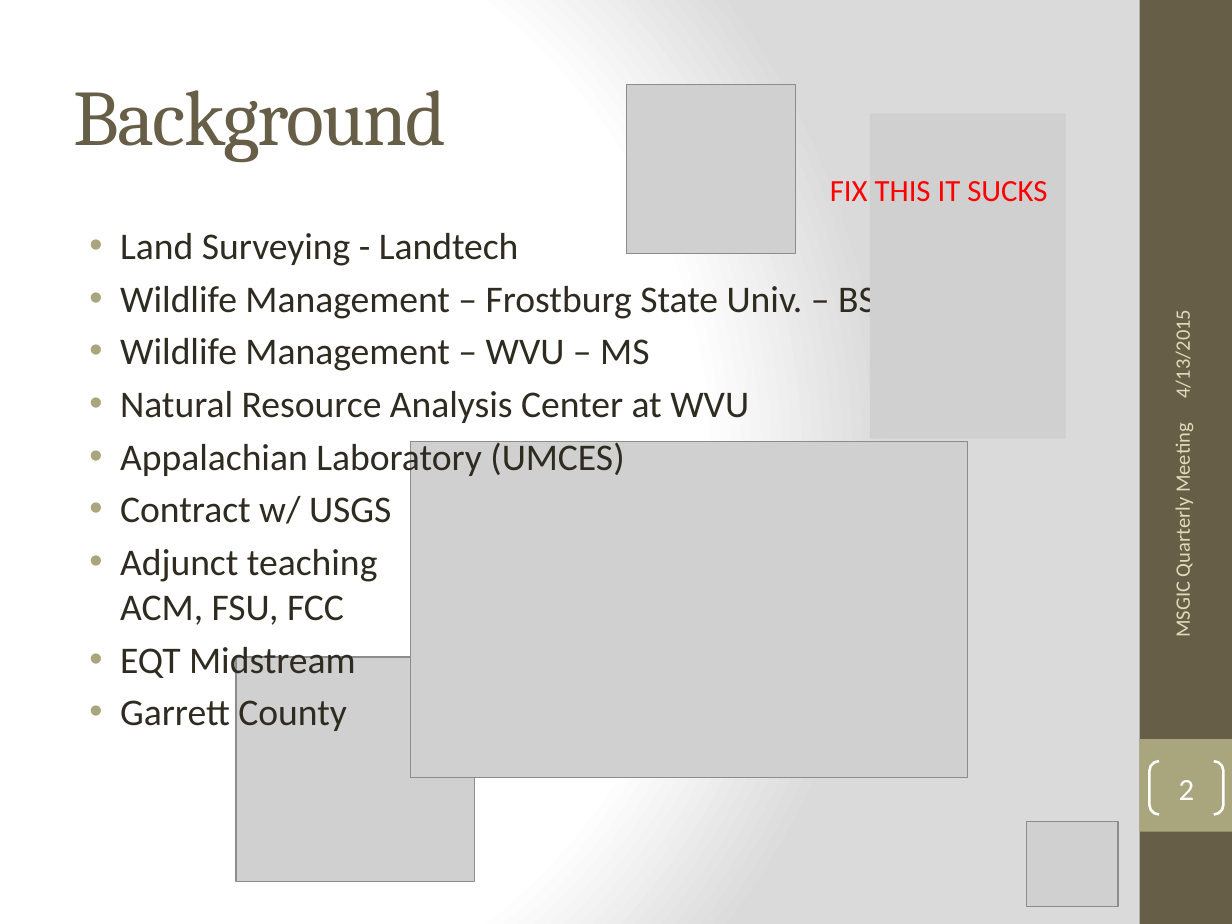
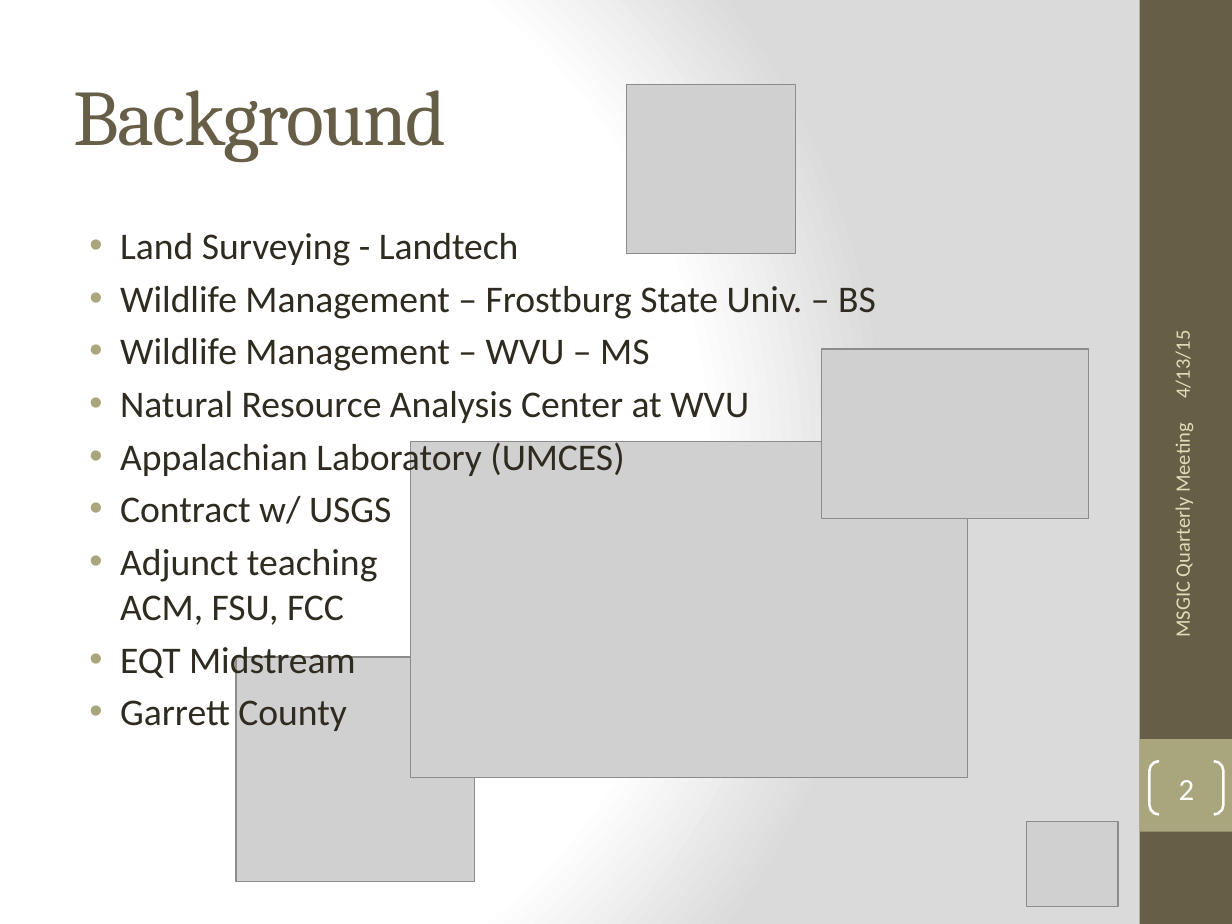
Before and after one commit to jbchurchill/current_presentations, a slide deck: slide 2 of Lessons_Learned_ESRI_javascript_API.pptx. Drawn at 1232x924 pixels with LibreOffice and Linux fonts; fonts in the diff are those of the drawing; grey boxes stand for pictures. Boxes give left, top, right and bottom in pixels: in the first picture for what was removed or moved away, otherwise in the second. Text is boxed around its words. In the diff, an @@ line names an element or a change of style, - is before the commit and + after.

Commit message:
more routine changes to Lessons Learned project including merging the owl photo.

```diff
--- a/Lessons_Learned_ESRI_javascript_API.pptx
+++ b/Lessons_Learned_ESRI_javascript_API.pptx
@@ picture removed at (870, 113, 1066, 439) @@
@@ text removed at (830, 181, 1047, 202) @@
-FIX THIS IT SUCKS
@@ picture added at (822, 349, 1089, 519) @@
@@ text at (1170, 337, 1195, 397): text changed @@
-4/13/2015
+4/13/15
```
Also in this commit, not shown: 14 other slides changed, 1 slide added.
